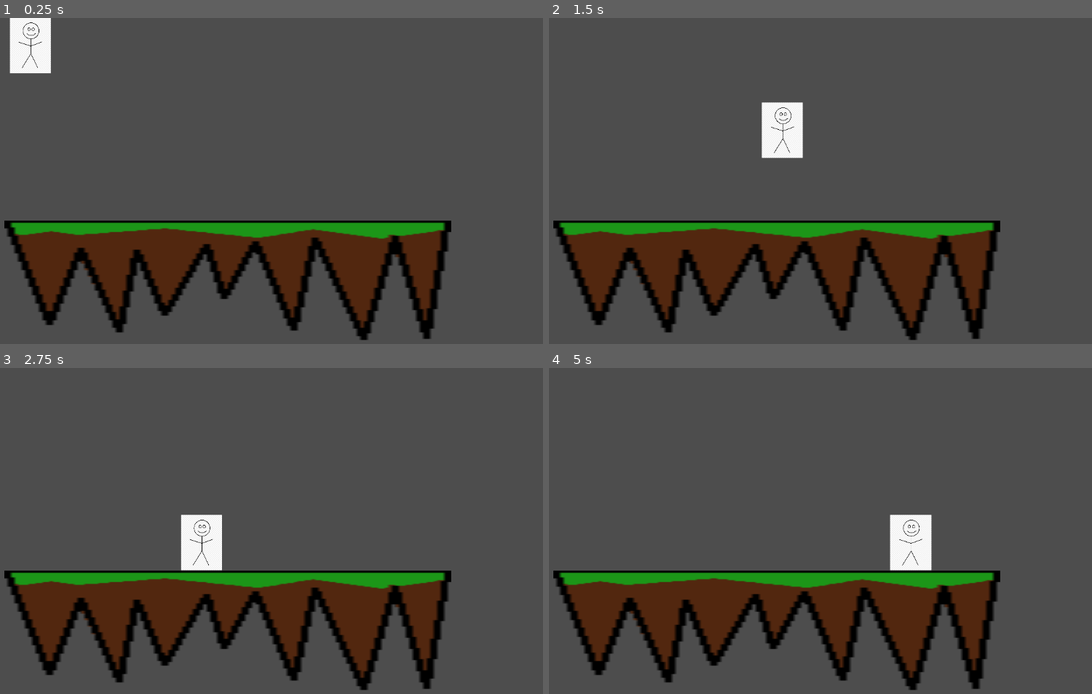
Above: before the commit, frames 1-4 (two rows, left to right).
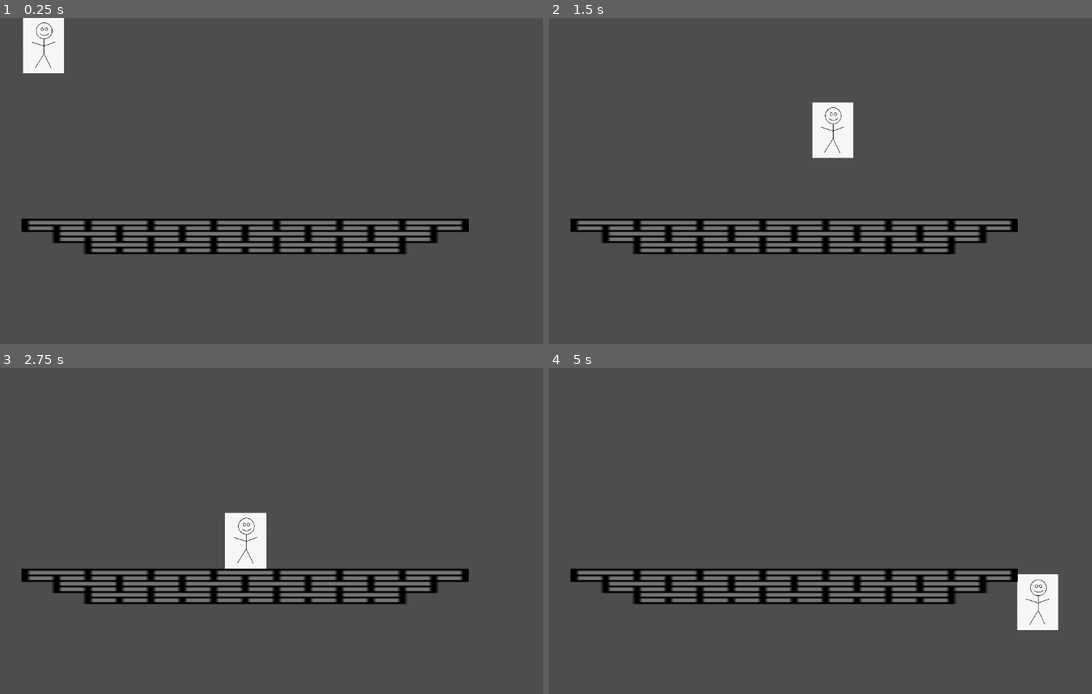
Above: after the commit, the same moments.

Repository: Iemonaide/fightinggame
Game: Godot game, scene res://scenes/game.tscn
Same seed, same stepped clock (60 frames per second), same inputs: the game is played once before the commit and once after it.
Inputs (mouse positions are in pixels of both pictures, inside the frame that each line leads up to):
- Up to frame 1 (0.25 s): no input
- Up to frame 2 (1.5 s): move the mouse to (929, 164) at 0.52 s; hold D (right) from 0.53 s (still down); click (929, 164) at 0.6 s; tap Space (jump) at 0.77 s; move the mouse to (684, 197) at 1.27 s; click (684, 197) at 1.35 s
- Up to frame 3 (2.75 s): tap Space (jump) at 1.52 s; move the mouse to (309, 459) at 2.02 s; release D (right) at 2.03 s; hold A (left) from 2.03 s (still down); click (309, 459) at 2.1 s
- Up to frame 4 (5 s): move the mouse to (771, 596) at 2.77 s; release A (left) at 2.78 s; hold D (right) 2.78-4.28 s; click (771, 596) at 2.85 s; tap Space (jump) at 3.02, 3.77, 4.52 s; move the mouse to (977, 579) at 3.52 s; click (977, 579) at 3.6 s; move the mouse to (625, 482) at 4.27 s; hold A (left) from 4.28 s (still down); click (625, 482) at 4.35 s

The runs differ from the first frame. In frame 1, 20% of the frame differs, in the area x 0-87%, y 0-99%; in frame 2, 21%, in the area x 0-87%, y 25-99%; in frame 3, 21%; in frame 4, 21%.

Commit message:
speed increase

Diff:
--- a/fightinggame/scenes/character_body_2d.gd
+++ b/fightinggame/scenes/character_body_2d.gd
@@ -1,6 +1,6 @@
 extends CharacterBody2D
 
-@export var speed = 550
+@export var speed = 650
 @export var jump_velocity = -420
 @export var gravity = 980 # Adjust based on your game's scale
 @export var max_hp: int = 100
--- a/fightinggame/scenes/game.tscn
+++ b/fightinggame/scenes/game.tscn
@@ -8,9 +8,9 @@
 [node name="temporaryfella" parent="." instance=ExtResource("1_uwrxv")]
 
 [node name="tempplatform" parent="." instance=ExtResource("2_yqjtg")]
-position = Vector2(-8, 562)
+position = Vector2(3, 557)
 scale = Vector2(1.03667, 1.68807)
 
 [node name="Camera2D" type="Camera2D" parent="."]
-position = Vector2(633, 459)
+position = Vector2(599, 459)
 zoom = Vector2(0.77, 0.77)
--- a/fightinggame/scenes/tempplatform.tscn
+++ b/fightinggame/scenes/tempplatform.tscn
@@ -1,6 +1,6 @@
 [gd_scene load_steps=3 format=3 uid="uid://cf2xr2pt1g2k8"]
 
-[ext_resource type="Texture2D" uid="uid://0dw2sbon0udc" path="res://assets/tempform.png" id="1_g6g8p"]
+[ext_resource type="Texture2D" uid="uid://bapgar2mf86xe" path="res://assets/betterertempplatform.png" id="1_g6g8p"]
 
 [sub_resource type="RectangleShape2D" id="RectangleShape2D_d0450"]
 size = Vector2(1154.5, 306)
@@ -9,8 +9,8 @@
 gravity_scale = 0.0
 
 [node name="Sprite2D" type="Sprite2D" parent="."]
-position = Vector2(578, 153.5)
-scale = Vector2(8.98438, 2.39844)
+position = Vector2(578, 152.5)
+scale = Vector2(8.98438, 2.38281)
 texture = ExtResource("1_g6g8p")
 
 [node name="CollisionShape2D" type="CollisionShape2D" parent="."]
